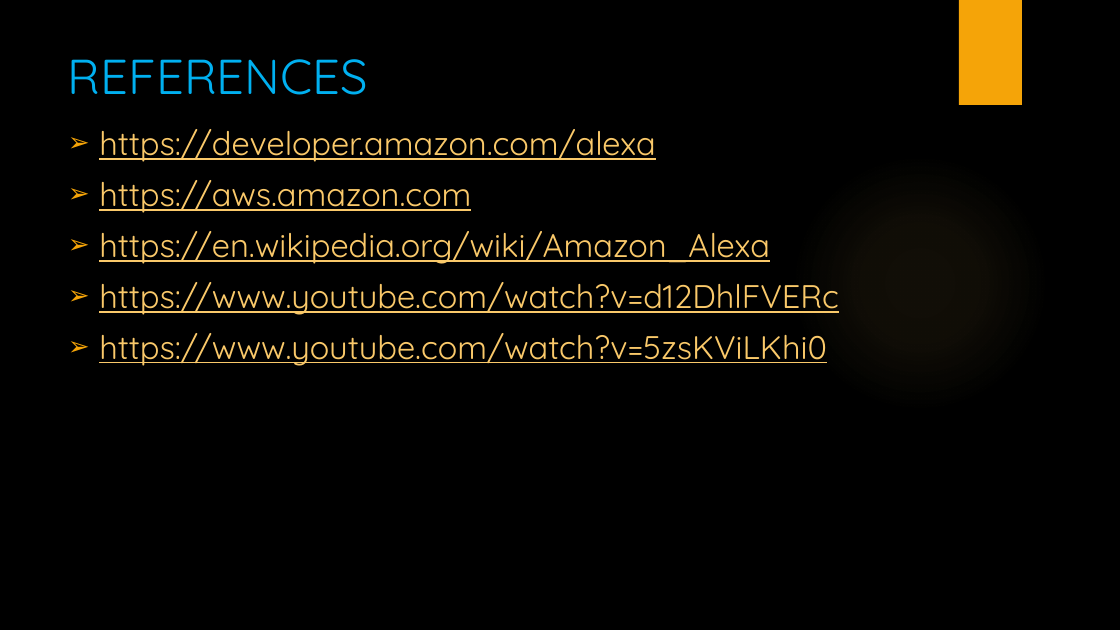
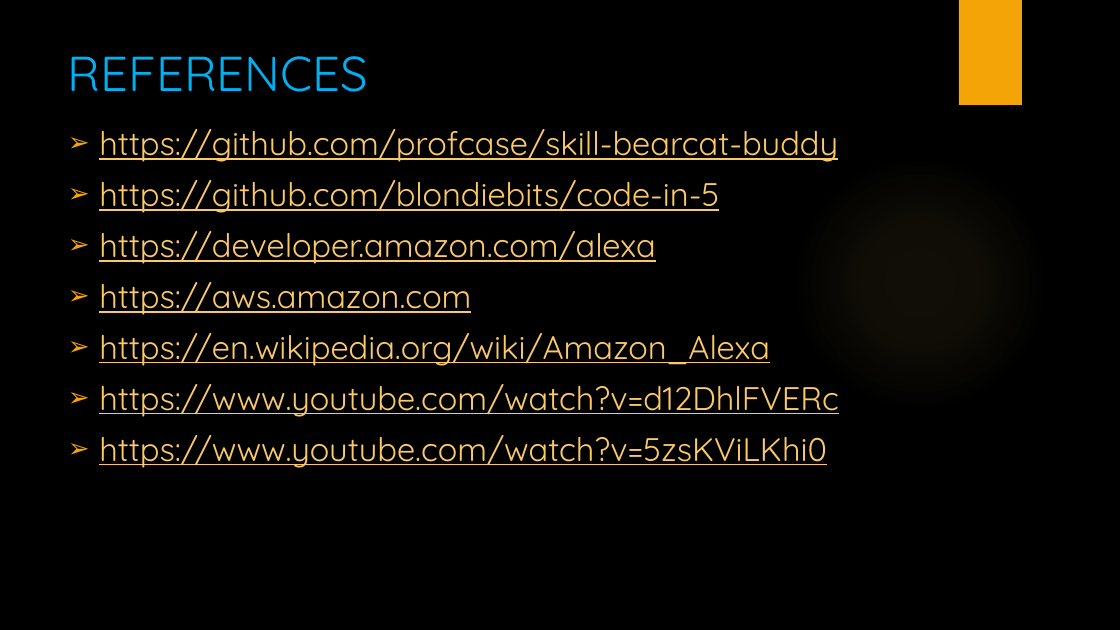
Before and after one commit to alekhyajaddu/alexa-project, a slide deck: slide 18 of src/Alexa ppt.pptx. Drawn at 1120x630 pixels with LibreOffice and Linux fonts; fonts in the diff are those of the drawing; background and template pictures are left out. Boxes give left, top, right and bottom in pixels: in the first picture for what was removed or moved away, otherwise in the second. Text is boxed around its words. In the diff, an @@ line names an element or a change of style, - is before the commit and + after.

Commit message:
added github repo links as references.

```diff
--- a/src/Alexa ppt.pptx
+++ b/src/Alexa ppt.pptx
@@ text at <box>99,129,838,213</box>: paragraphs added @@
+➢ https://github.com/profcase/skill-bearcat-buddy
+➢ https://github.com/blondiebits/code-in-5
```
